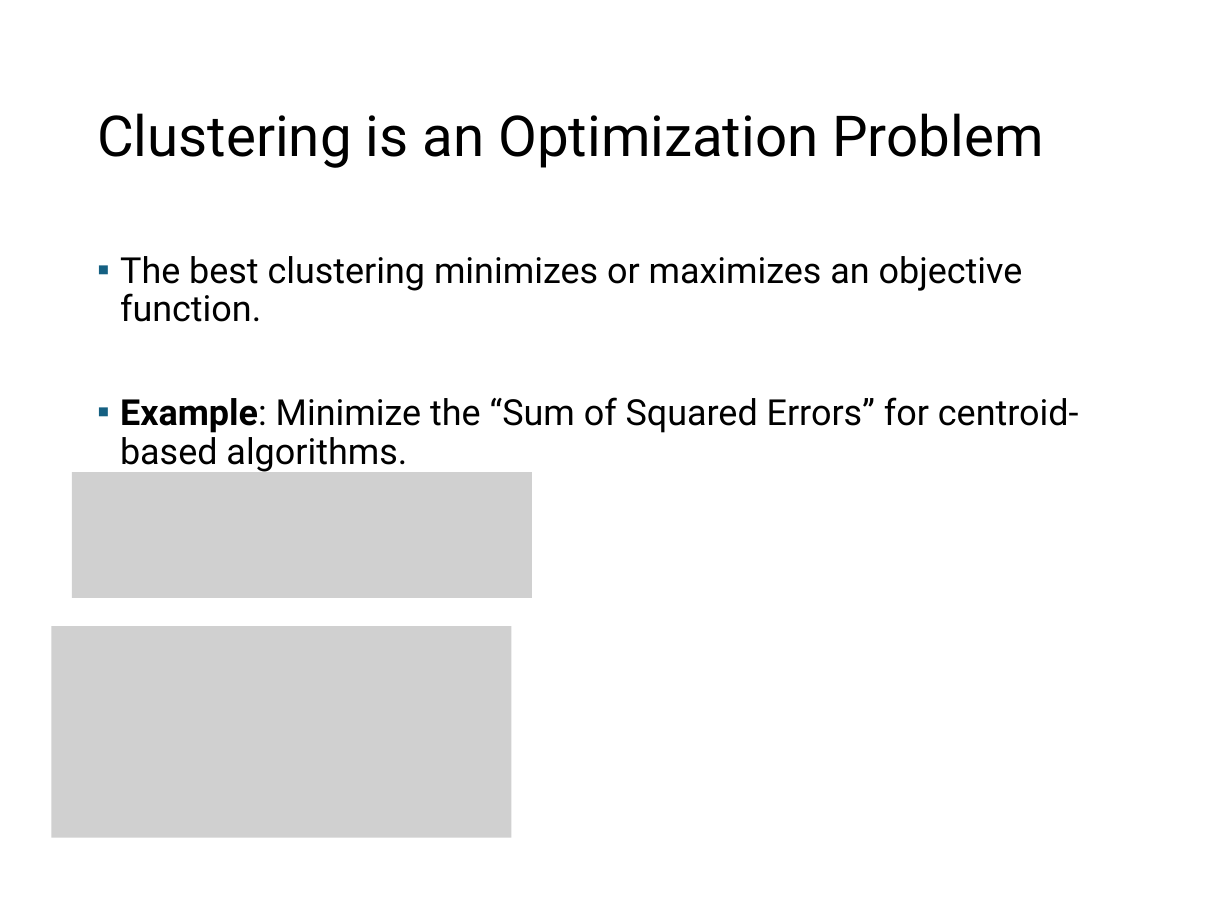
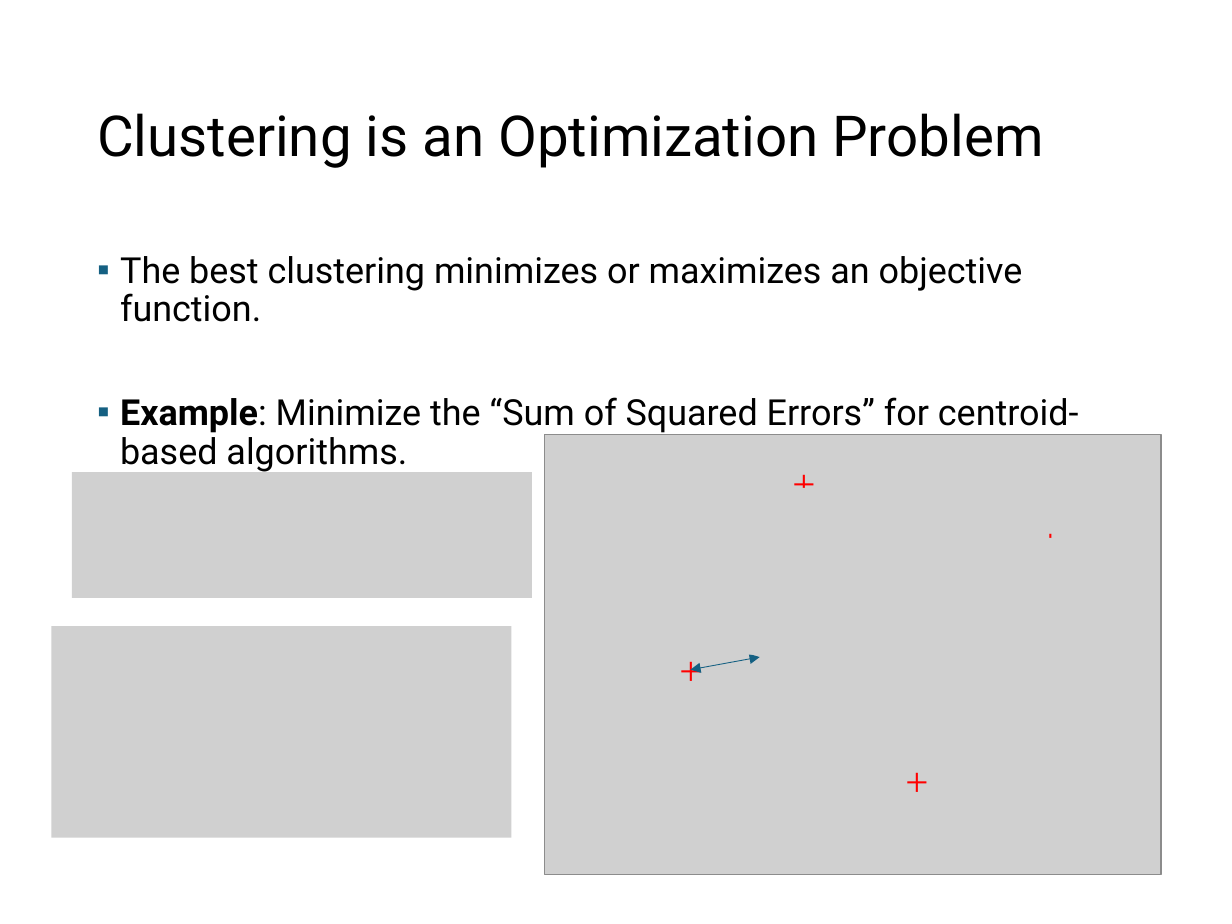
Before and after one commit to mhahsler/Introduction_to_Data_Mining_R_Examples, a slide deck: slide 21 of slides/chap7_basic_cluster_analysis.pptx. Drawn at 1232x924 pixels with LibreOffice and Linux fonts; fonts in the diff are those of the drawing; grey boxes stand for pictures. Boxes give left, top, right and bottom in pixels: in the first picture for what was removed or moved away, otherwise in the second. Text is boxed around its words. In the diff, an @@ line names an element or a change of style, - is before the commit and + after.

```diff
--- a/slides/chap7_basic_cluster_analysis.pptx
+++ b/slides/chap7_basic_cluster_analysis.pptx
@@ picture added at <box>718,620,841,655</box> @@
@@ double arrow added from (690, 670) to (760, 657), #156082 0.5 pt @@
@@ group added at <box>545,435,1161,875</box>: 5 pictures, 4 texts @@
++
++
++
++
```
Also in this commit, not shown: 2 other slides changed, 1 other file.
